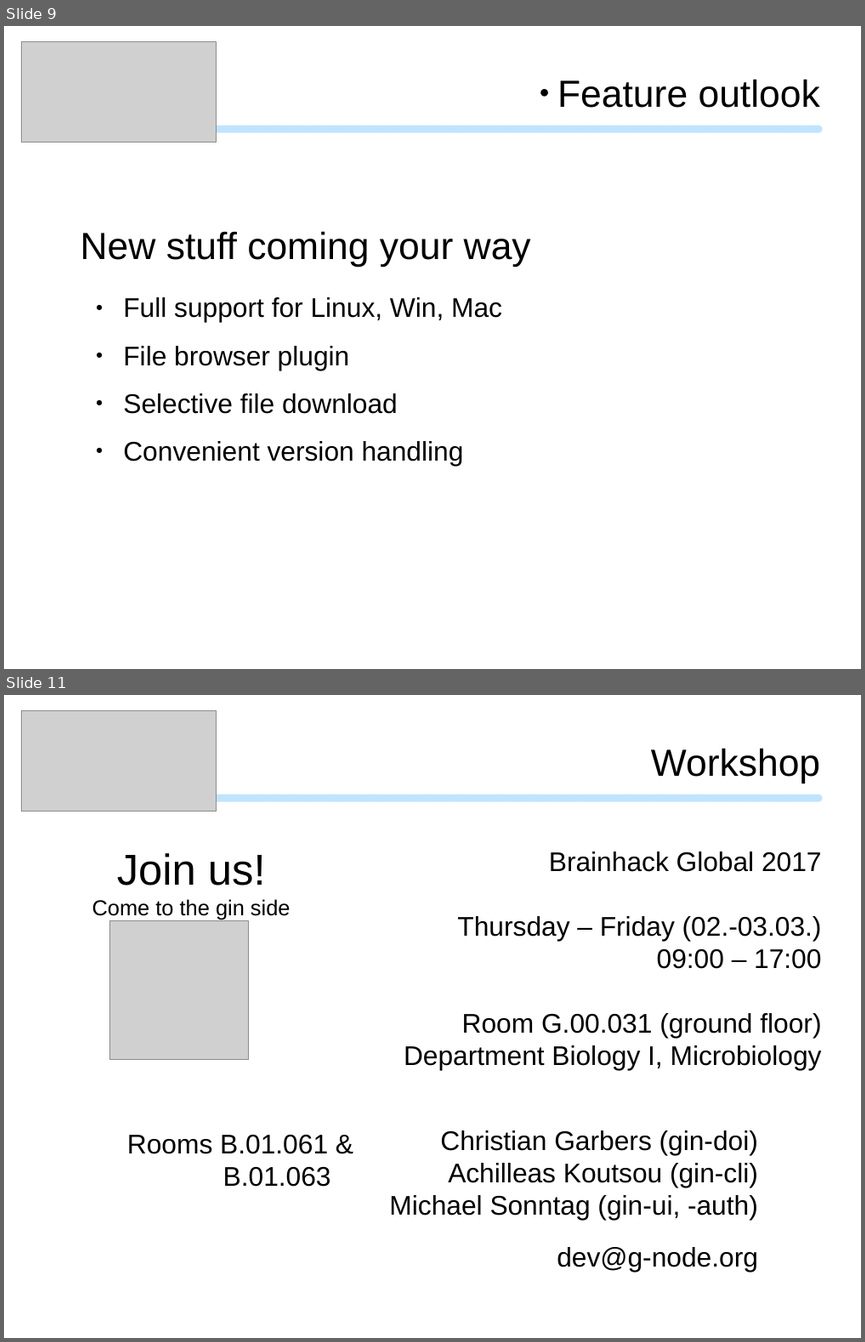
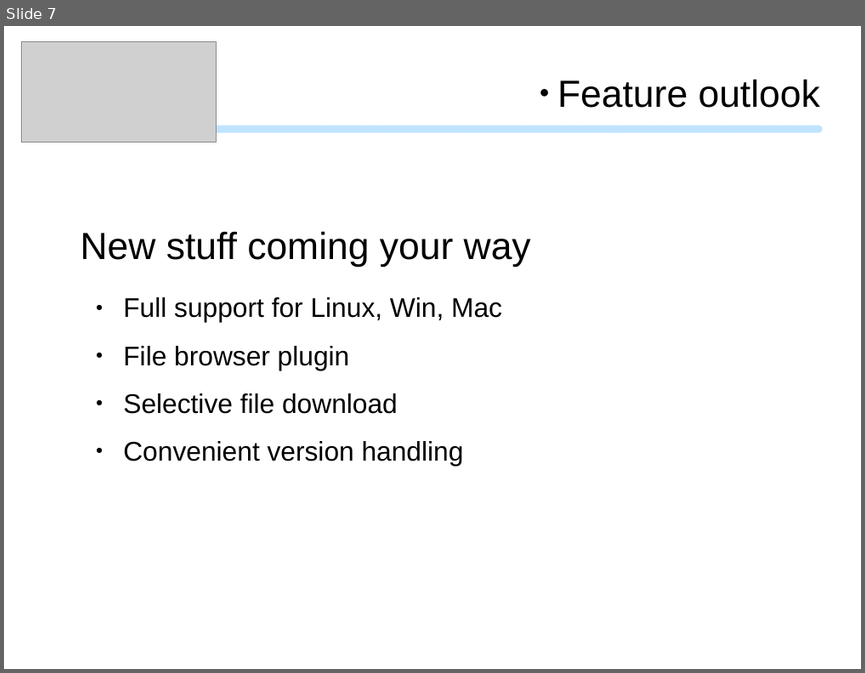
Before and after one commit to mpsonntag/prespost, a slide deck: 201911b_CNS_Seminar/CNS_Seminar_template.odp. Shown one above the other, each under a label of ours: slides 9 and 11 before the commit, slide 7 after it; the slides between them are not shown. The pictures are 865x1342 and 865x673 pixels, drawn with LibreOffice and Linux fonts; fonts in the diff are those of the drawing; grey boxes stand for pictures; background and template pictures are left out. Boxes give left, top, right and bottom in pixels: in the first picture for what was removed or moved away, otherwise in the second. Text is boxed around its words. In the diff, an @@ line names an element or a change of style, - is before the commit and + after.

```diff
--- a/201911b_CNS_Seminar/CNS_Seminar_template.odp
+++ b/201911b_CNS_Seminar/CNS_Seminar_template.odp
@@ slide 11 removed at (4,695,861,1338), background #FFFFFF; not listed: 1 template element that a slide beside it also shows @@
@@ picture removed at (21,710,216,811) @@
@@ text removed at (651,748,820,783) @@
-Workshop
@@ text removed at (92,853,290,919) @@
-Join us!
-Come to the gin side
@@ text removed at (404,851,822,1070) @@
-Brainhack Global 2017
-Thursday – Friday (02.-03.03.)
-09:00 – 17:00
-Room G.00.031 (ground floor)
-Department Biology I, Microbiology
@@ picture removed at (109,920,248,1059) @@
@@ text removed at (127,1134,331,1186) @@
-Rooms B.01.061 &
-B.01.063
@@ text removed at (389,1130,758,1219) @@
-Christian Garbers (gin-doi)
-Achilleas Koutsou (gin-cli)
-Michael Sonntag (gin-ui, -auth)
@@ text removed at (556,1247,758,1270) @@
-dev@g-node.org
@@ what was slide 9 is now slide 7 @@
```
Also in this commit, not shown: 5 slides changed, 1 slide added, 4 other slides removed, 3 other files.
